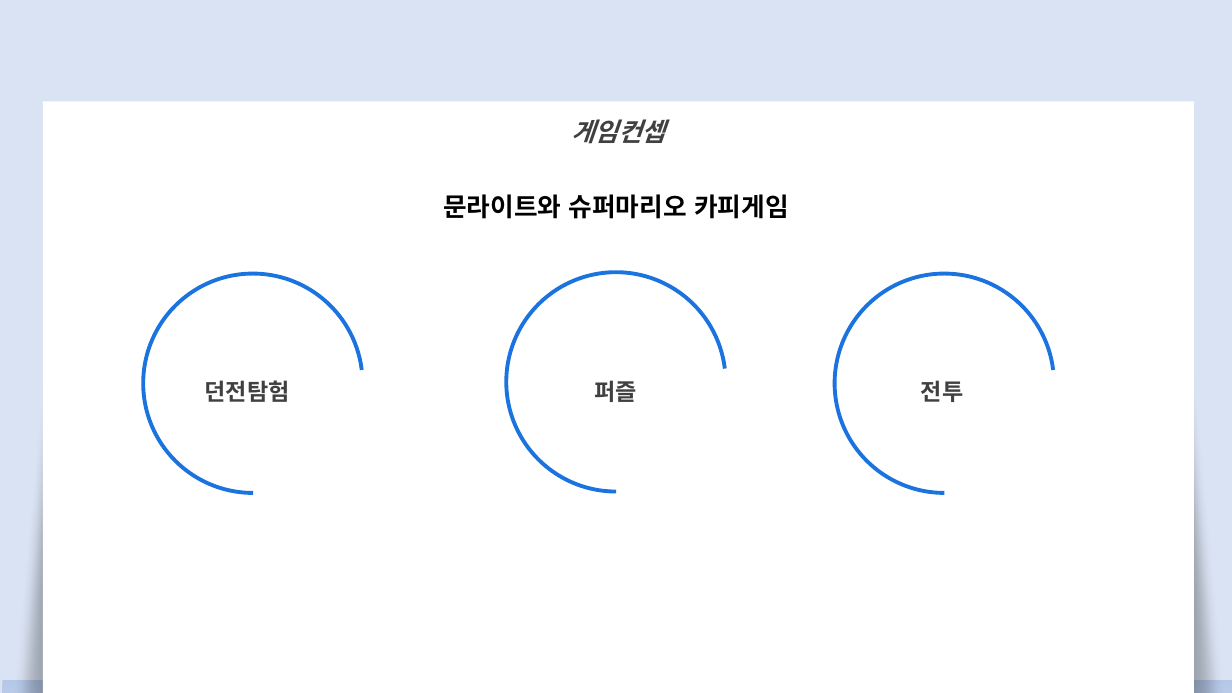
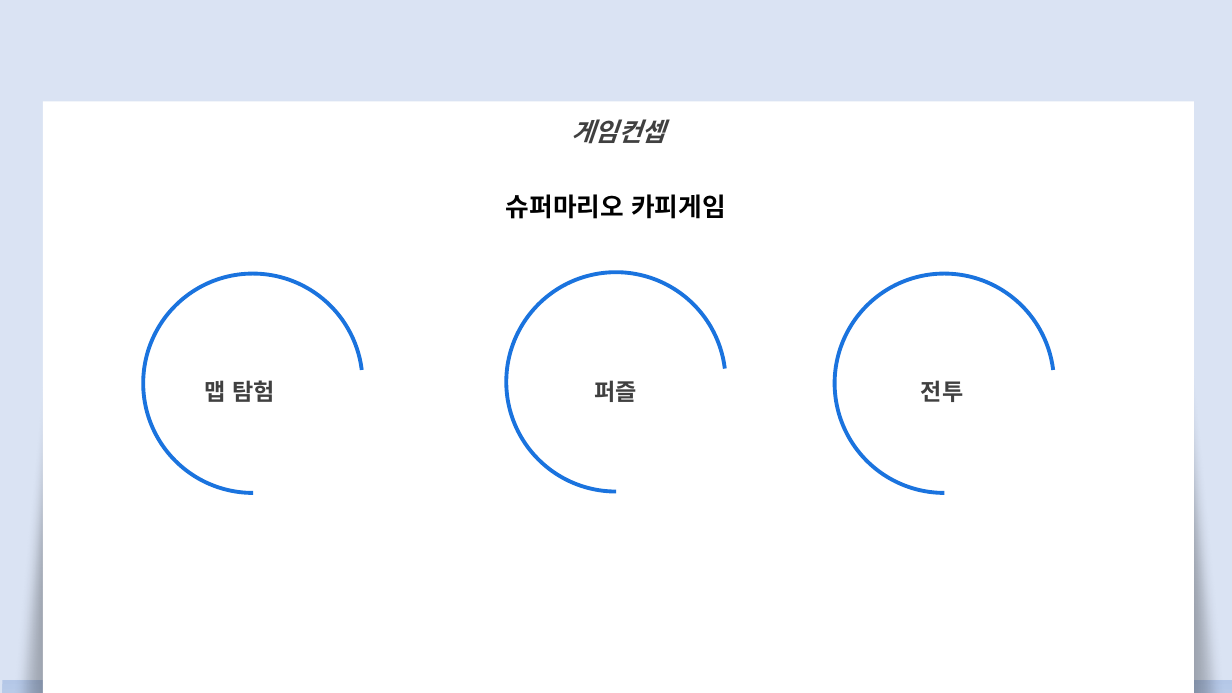
Before and after one commit to kimkyuhi/make-game, a slide deck: slide 3 of 발표/2DGP 게임 계획발표01.pptx. Drawn at 1232x693 pixels with LibreOffice and Linux fonts; fonts in the diff are those of the drawing. Boxes give left, top, right and bottom in pixels: in the first picture for what was removed or moved away, otherwise in the second. Text is boxed around its words. In the diff, an @@ line names an element or a change of style, - is before the commit and + after.

```diff
--- a/발표/2DGP 게임 계획발표01.pptx
+++ b/발표/2DGP 게임 계획발표01.pptx
@@ text at [506,194,726,219]: text changed @@
-문라이트와 슈퍼마리오 카피게임
+슈퍼마리오 카피게임
@@ text at [205,380,275,402]: text changed @@
-던전탐험
+맵 탐험
```
Also in this commit, not shown: 4 other slides changed, 1 slide added, 1 slide removed, 2 other files.
